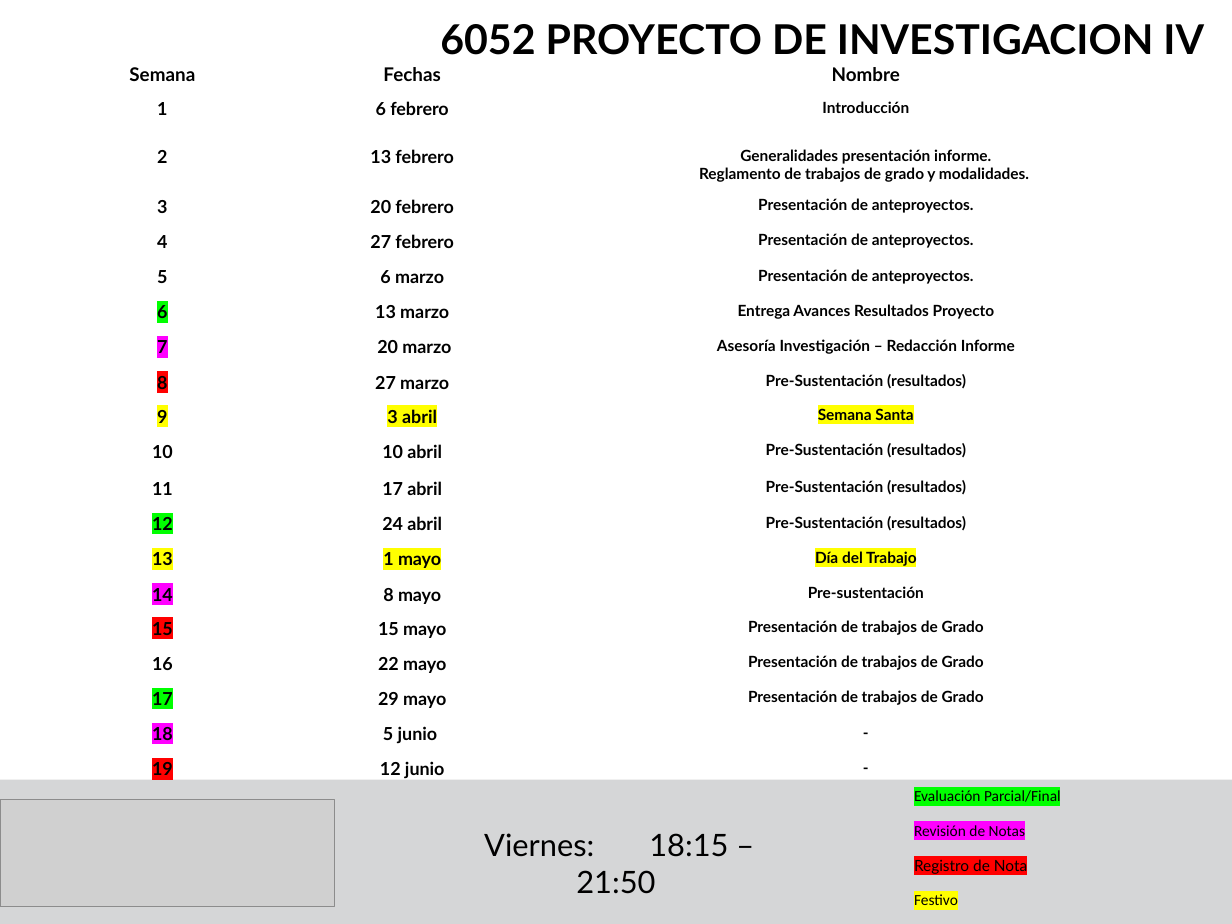
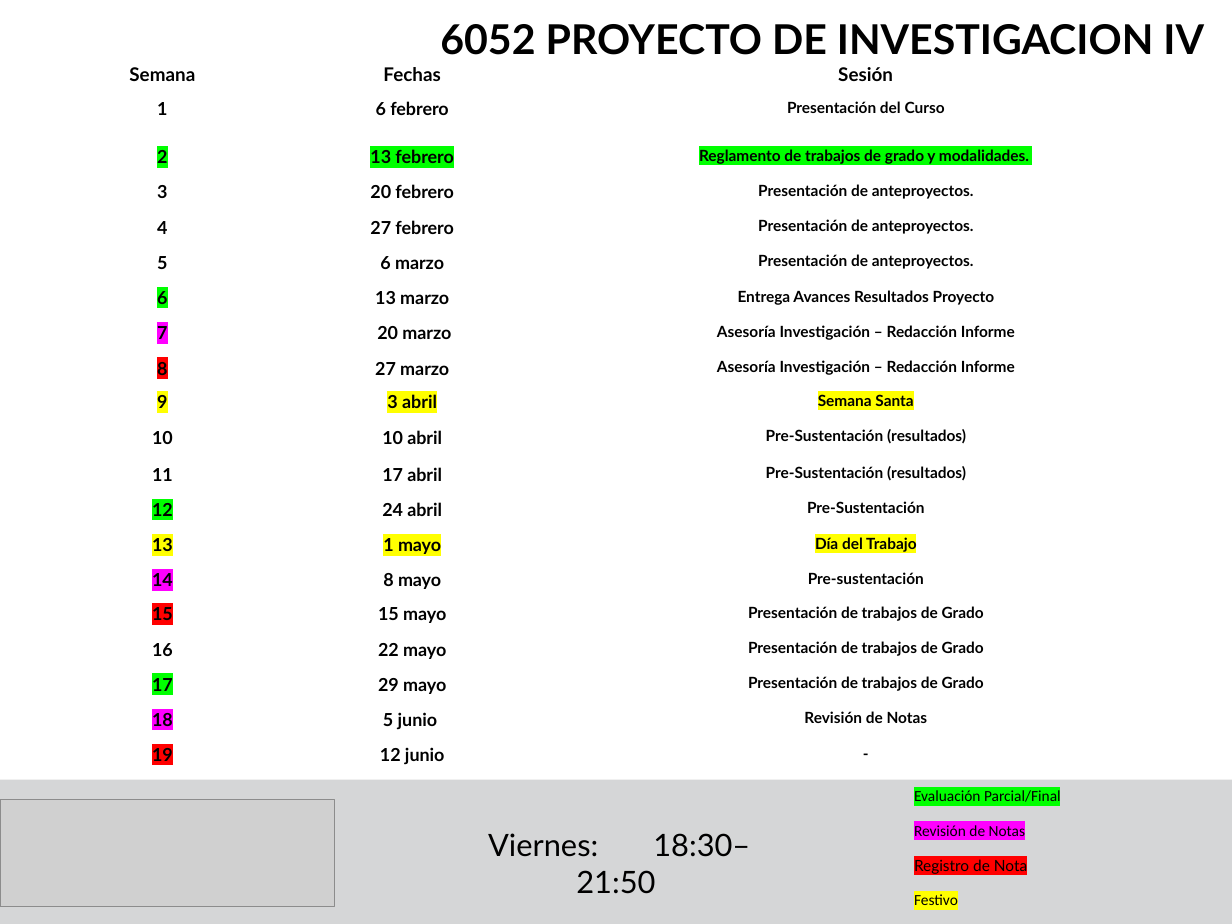
Before and after one commit to F4bian1012/ProyectoInvestigacionIV, a slide deck: slide 2 of Semana_0/Semana 0.pptx. Drawn at 1232x924 pixels with LibreOffice and Linux fonts; fonts in the diff are those of the drawing; grey boxes stand for pictures. Boxes give left, top, right and bottom in pixels: in the first picture for what was removed or moved away, otherwise in the second. Text is boxed around its words. In the diff, an @@ line names an element or a change of style, - is before the commit and + after.

Commit message:
actualización sesión 13 febrero

```diff
--- a/Semana_0/Semana 0.pptx
+++ b/Semana_0/Semana 0.pptx
@@ table at (116, 57, 1116, 774) @@
-row 1, column 3: Nombre
+row 1, column 3: Sesión
-row 2, column 3: Introducción
+row 2, column 3: Presentación del Curso
-row 3, column 3: Generalidades presentación informe. / Reglamento de trabajos de grado y modalidades.
+row 3, column 3: Reglamento de trabajos de grado y modalidades.
-row 9, column 3: Pre-Sustentación (resultados)
+row 9, column 3: Asesoría Investigación – Redacción Informe
-row 13, column 3: Pre-Sustentación (resultados)
+row 13, column 3: Pre-Sustentación
-row 19, column 3: -
+row 19, column 3: Revisión de Notas
@@ highlight none to #00FF00 in "2", "13 febrero" @@
@@ text at (488, 833, 750, 894): text changed @@
-Viernes: 18:15 – 21:50
+Viernes: 18:30– 21:50
```
Also in this commit, not shown: 18 other slides changed, 11 other files.
